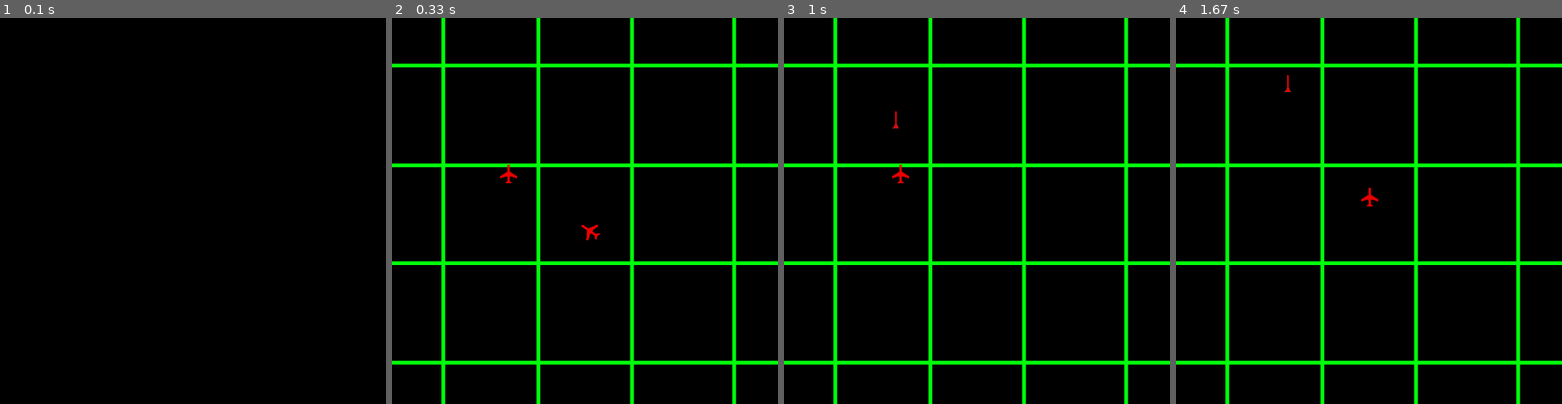
Above: before the commit, frames 1-4 (left to right).
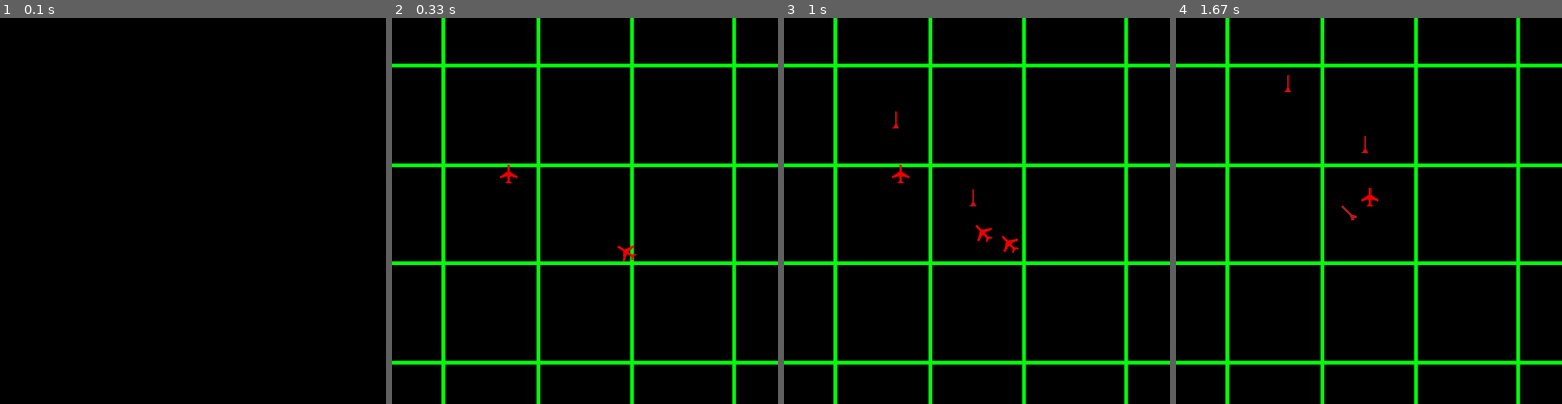
Above: after the commit, the same moments.

Repository: Mi-LeV/AWACS
Game: pygame game, started from main.py
Same seed, same stepped clock (60 frames per second), same inputs: the game is played once before the commit and once after it.
Inputs (mouse positions are in pixels of both pictures, inside the frame that each line leads up to):
- Up to frame 1 (0.1 s): no input
- Up to frame 2 (0.33 s): no input
- Up to frame 3 (1 s): right-click (977, 238) at 0.43 s; tap N at 0.67 s
- Up to frame 4 (1.67 s): tap K at 1.07 s; tap Space at 1.5 s

Frame 1 is identical in both runs. In frame 2, 0.2% of the frame differs, in the area x 49-64%, y 53-63%; in frame 3, 0.2%, in the area x 48-61%, y 44-61%; in frame 4, less than 0.1%.

Commit message:
implémentation partielle IA

Diff:
--- a/classes.py
+++ b/classes.py
@@ -65,6 +65,7 @@
     def __init__(self,x,y):
         print("Plane created")
         self.MAXSPEED = 3
+        self.timeAlive = 0
         self.xVector=0
         self.yVector=0
         self.xDest = x
@@ -109,6 +110,7 @@
 
 
     def goTick(self):
+        self.timeAlive += 1
         if not self.xDest or not self.yDest:# si la dest n'est pas définie, rien faire
             return
         xDistanceToDest=self.xDest-self.x
@@ -120,7 +122,6 @@
             self.yVector = 0
             return True
 
-
     def shoot(self):
         print("player shoot")
         self.missileList.append(Missile(self,self.x,self.y,self.angle,self.xVector,self.yVector))
@@ -151,7 +152,7 @@
 class IaPlane(Plane):
     def __init__(self,x,y,friend,active):
         super().__init__(x,y)
-        self.MAXSPEED = 1
+        self.MAXSPEED = 2
         self.agro = None
         self.active = active
         if friend:pass
@@ -162,9 +163,33 @@
 
     def goTick(self):
         if self.active:
+            if self.searchAgro():#cherche agro et renvoie true si trouve
+                if utility.getDistance(self,self.agro) < 150 and len(self.missileList)<3 and self.timeAlive%7==0:
+                    #si à moins de 150, et qu'il a moins de 3 missiles en vie et que son tmps de vie est div par7(pour ajouter délai)
+                    self.shoot()
+            objectNear = self.testObjectNear()
+            if objectNear:
+                self.xDest = -(objectNear.x-self.x)
+                self.yDest = -(objectNear.y-self.y)
+            else:
+                self.goAgro()
             super().goTick()
-            self.searchAgro()
-            self.goAgro()
+
+
+    def testObjectNear(self):
+        minima = 99999999 #valeur très haute, toujours supérieur à distance
+        temp = 99999999 #valeur très haute, toujours supérieur à temp
+        minObj = None
+        for objet in var.refreshList:#test de la distance minimlale
+            if objet != self:#si l'objet le plus proche n'est pas lui meme
+                temp = utility.getDistance(self,objet)#calcul distance
+            if temp < minima:
+                minima = temp
+                minObj = objet#on a l'objet le plus proche
+        if minima < 50:#si l'objet est à moins de 50
+            return minObj
+        else:
+            return None
 
     def goAgro(self):
         if not self.agro:# si la dest n'est pas définie, rien faire
@@ -179,7 +204,7 @@
                 ennemyList.append(objet)
 
         if ennemyList:#si la liste n'est pas vide
-            minima = 99999999 #valeur très haute
+            minima = 99999999 #valeur très haute, toujours supérieur à distance
             minObj = None
             for objet in ennemyList:#test de la distance minimlale
                 temp = utility.getDistance(self,objet)#calcul distance
@@ -187,8 +212,11 @@
                     minima = temp
                     minObj = objet
             self.agro = minObj
+            return True
         else:
             self.agro = None
+            return False
+
 
 class Missile:
     def __init__(self,creator,x,y,angle,xVector,yVector):
@@ -230,6 +258,7 @@
             self.xVector = 0
             self.yVector = 0
             self.sprite.fill((0,0,0,0))
+            self.creator.missileList.remove(self)
             utility.delete(self)
 
     def turn(self):
--- a/main.py
+++ b/main.py
@@ -14,12 +14,12 @@
 pygame.display.set_icon(pygame.image.load(var.img_icon))#icone de la fenetre
 affFenetre = True
 
-pygame.mixer.music.load("background_music.mp3")#musique de fond
+#pygame.mixer.music.load("background_music.mp3")#musique de fond
 #pygame.mixer.music.play()
 
 ##debut des evenements
 Player = classes.PlayerPlane(150,200,'blue',True)
-Ennemy = classes.IaPlane(250,270,False,True)
+Ennemy = classes.IaPlane(300,300,False,True)
 
 while affFenetre:
     clock = pygame.time.Clock()
@@ -31,7 +31,8 @@
             try:var.playerList[0].clic(event)#le 1er player de playerlist enregistre nouv destination si la liste est pas vide
             except IndexError:pass
         if event.type == MOUSEBUTTONDOWN and event.button == 3:##clic droit
-            try:var.playerList[0].shoot()#le 1er player de playerlist tire si la liste est pas vide
+            try:
+                var.playerList[0].shoot()#le 1er player de playerlist tire si la liste est pas vide
             except IndexError:pass
         if event.type == KEYDOWN and event.key == K_SPACE:#on crée un nouv player et on le met dans playerlist
             classes.utility.respawn()
Not shown, added: roadmap
